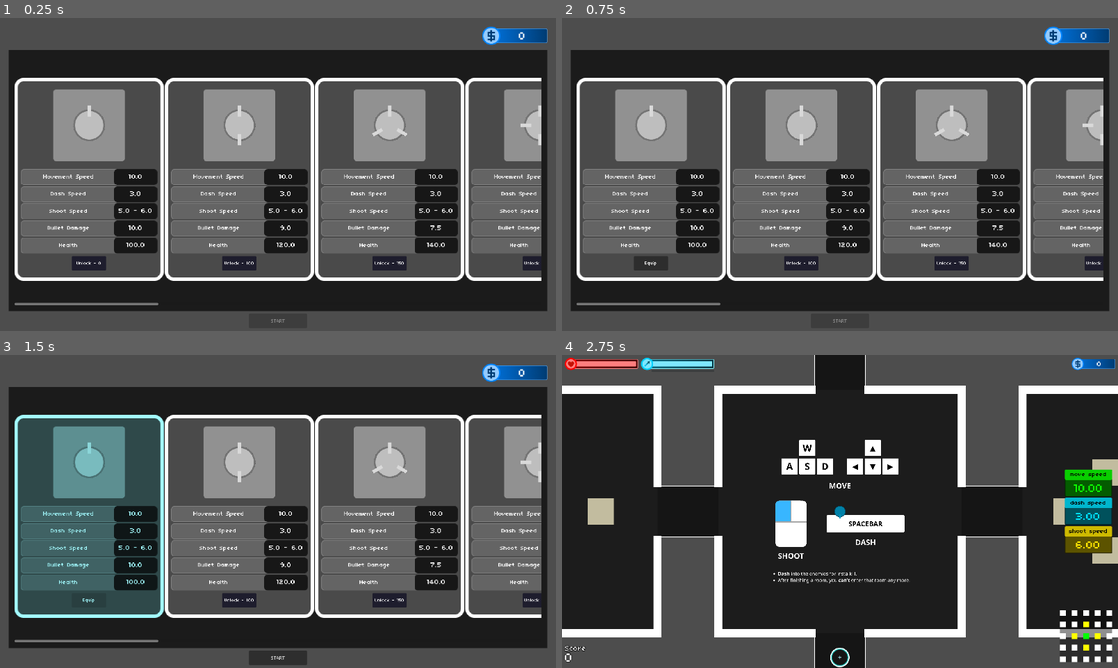
Above: before the commit, frames 1-4 (two rows, left to right).
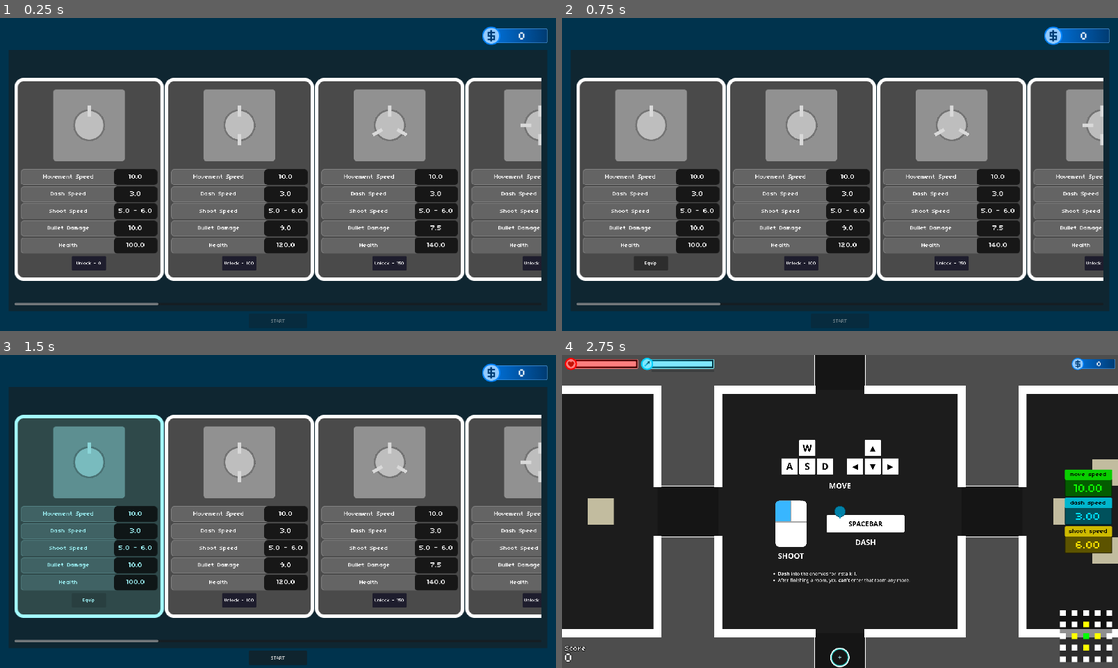
Above: after the commit, the same moments.

Repository: doanryderrhythm/thesis-1-vng-game
Game: Godot game, scene res://scenes/main_scenes/shop_scene.tscn
Same seed, same stepped clock (60 frames per second), same inputs: the game is played once before the commit and once after it.
Inputs:
- Up to frame 1 (0.25 s): no input
- Up to frame 2 (0.75 s): click "Unlock - 0" at 0.5 s
- Up to frame 3 (1.5 s): click "Equip" at 1.25 s
- Up to frame 4 (2.75 s): click "START" at 2 s

The runs differ from the first frame. In frame 1, 19% of the frame differs, in the area x 0-100%, y 0-100%; in frame 2, 19%; in frame 3, 19%; in frame 4, nothing differs.
Error in both runs: Stack overflow. Check for infinite recursion in your script. (res://scripts/ui/skin_ui_item.gd:52)

Commit message:
Changes for tweaks to the visuals

Diff:
--- a/untitled-thesis-1-game/project.godot
+++ b/untitled-thesis-1-game/project.godot
@@ -93,3 +93,4 @@
 rendering_device/driver.windows="d3d12"
 renderer/rendering_method="gl_compatibility"
 renderer/rendering_method.mobile="gl_compatibility"
+environment/defaults/default_clear_color=Color(0, 0.2, 0.3019608, 1)
--- a/untitled-thesis-1-game/resources/stages/stage_stats_0.tres
+++ b/untitled-thesis-1-game/resources/stages/stage_stats_0.tres
@@ -4,7 +4,6 @@
 
 [resource]
 script = ExtResource("1_rg25i")
-time_to_pass = 15
 phase_count = 1
 min_enemy = 1
 max_enemy = 2
--- a/untitled-thesis-1-game/scenes/lazers/lazer_test.tscn
+++ b/untitled-thesis-1-game/scenes/lazers/lazer_test.tscn
@@ -3,7 +3,11 @@
 [ext_resource type="Script" uid="uid://2jniw3exf4mu" path="res://scripts/area_2d/hit_area_2d.gd" id="1_1ulxr"]
 [ext_resource type="Script" uid="uid://buucsp7l5nlbx" path="res://scripts/lazers/base_lazer.gd" id="1_5cyv3"]
 [ext_resource type="AudioStream" uid="uid://dbeo51i4e64wl" path="res://sfx/lazer.wav" id="2_6whbb"]
+[ext_resource type="Texture2D" uid="uid://dbnqdwdf85vk7" path="res://sprites/lazers/lazer.png" id="2_saxmh"]
 [ext_resource type="Texture2D" uid="uid://blmvcbloyiin4" path="res://sprites/effects/glow.png" id="3_5m2v7"]
+
+[sub_resource type="CanvasItemMaterial" id="CanvasItemMaterial_lm0nn"]
+blend_mode = 1
 
 [sub_resource type="SegmentShape2D" id="SegmentShape2D_6whbb"]
 b = Vector2(0, 0)
@@ -55,6 +59,18 @@
 "update": 1,
 "values": [Color(1, 1, 1, 1), Color(1, 1, 1, 0.6666667), Color(1, 1, 1, 1), Color(1, 1, 1, 0.6666667), Color(1, 1, 1, 1), Color(1, 1, 1, 0.6666667), Color(1, 1, 1, 1), Color(1, 1, 1, 0.6666667)]
 }
+tracks/2/type = "value"
+tracks/2/imported = false
+tracks/2/enabled = true
+tracks/2/path = NodePath("GlowLazer:modulate")
+tracks/2/interp = 1
+tracks/2/loop_wrap = true
+tracks/2/keys = {
+"times": PackedFloat32Array(0, 0.05, 0.1, 0.15, 0.2, 0.25, 0.3, 0.35),
+"transitions": PackedFloat32Array(1, 1, 1, 1, 1, 1, 1, 1),
+"update": 0,
+"values": [Color(1, 1, 1, 1), Color(1, 1, 1, 0), Color(1, 1, 1, 1), Color(1, 1, 1, 0), Color(1, 1, 1, 1), Color(1, 1, 1, 0), Color(1, 1, 1, 1), Color(1, 1, 1, 0)]
+}
 
 [sub_resource type="AnimationLibrary" id="AnimationLibrary_lm0nn"]
 _data = {
@@ -85,7 +101,19 @@
 [node name="FinishLazer" type="Line2D" parent="." unique_id=1138071405]
 process_mode = 4
 visible = false
-width = 35.0
+width = 50.0
+texture = ExtResource("2_saxmh")
+texture_mode = 2
+joint_mode = 2
+
+[node name="GlowLazer" type="Line2D" parent="." unique_id=1488997099]
+process_mode = 4
+visible = false
+modulate = Color(1, 1, 1, 0.66666657)
+material = SubResource("CanvasItemMaterial_lm0nn")
+width = 50.0
+texture = ExtResource("2_saxmh")
+texture_mode = 2
 joint_mode = 2
 begin_cap_mode = 2
 end_cap_mode = 2
@@ -114,6 +142,7 @@
 texture = ExtResource("3_5m2v7")
 
 [node name="PointB" type="Sprite2D" parent="LazerPoints" unique_id=2125309306]
+modulate = Color(1, 1, 1, 0.6666667)
 material = SubResource("CanvasItemMaterial_saxmh")
 scale = Vector2(2.5, 2.5)
 texture = ExtResource("3_5m2v7")
--- a/untitled-thesis-1-game/scenes/main_scenes/play_scene.tscn
+++ b/untitled-thesis-1-game/scenes/main_scenes/play_scene.tscn
@@ -15,6 +15,7 @@
 @onready var anim: AnimationPlayer = $AnimationPlayer
 
 func _ready() -> void:
+	RenderingServer.set_default_clear_color(Color(0.3, 0.3, 0.3, 1.0))
 	GameManager.reset()
 	ui.set_up()
 	GameManager.room_start.connect(room_start)
@@ -50,7 +51,7 @@
 "times": PackedFloat32Array(0),
 "transitions": PackedFloat32Array(1),
 "update": 0,
-"values": [Vector2(75, -75)]
+"values": [Vector2(0, 0)]
 }
 
 [sub_resource type="Animation" id="Animation_u2vk8"]
@@ -117,7 +118,6 @@
 [node name="Player" parent="." unique_id=556700346 instance=ExtResource("1_tt14s")]
 
 [node name="Camera2D" type="Camera2D" parent="Player" unique_id=1918493937]
-offset = Vector2(75, -75)
 zoom = Vector2(0.35, 0.35)
 position_smoothing_enabled = true
 position_smoothing_speed = 10.0
--- a/untitled-thesis-1-game/scenes/main_scenes/shop_scene.tscn
+++ b/untitled-thesis-1-game/scenes/main_scenes/shop_scene.tscn
@@ -18,6 +18,7 @@
 @onready var coin_count_label: Label = $CanvasLayer/CoinCount/CoinCountLabel
 
 func _ready() -> void:
+	RenderingServer.set_default_clear_color(Color(0.0, 0.2, 0.302, 1.0))
 	LoadSystem.load_game()
 	Input.mouse_mode = Input.MOUSE_MODE_VISIBLE
 	GameManager.is_gameplay = false
@@ -74,6 +75,7 @@
 offset_bottom = -69.0
 grow_horizontal = 2
 grow_vertical = 2
+color = Color(1, 1, 1, 0.5529412)
 
 [node name="Mask" type="TextureRect" parent="CanvasLayer/ShopBackground" unique_id=1979445986]
 clip_contents = true
--- a/untitled-thesis-1-game/scenes/spikes/big_spike.tscn
+++ b/untitled-thesis-1-game/scenes/spikes/big_spike.tscn
@@ -5,6 +5,7 @@
 [ext_resource type="Texture2D" uid="uid://dks7xljggup6r" path="res://sprites/spikes/big_spike/spike_ready_1.png" id="2_f6f1n"]
 [ext_resource type="Texture2D" uid="uid://dhe2n3yiusg42" path="res://sprites/spikes/big_spike/spike_spawn.png" id="2_o16r7"]
 [ext_resource type="Script" uid="uid://2jniw3exf4mu" path="res://scripts/area_2d/hit_area_2d.gd" id="3_o16r7"]
+[ext_resource type="Texture2D" uid="uid://cne38lrcuhf8s" path="res://sprites/spikes/big_spike/spike_blur.png" id="5_6cyp4"]
 
 [sub_resource type="SpriteFrames" id="SpriteFrames_i4vqm"]
 animations = [{
@@ -19,6 +20,9 @@
 "name": &"default",
 "speed": 15.0
 }]
+
+[sub_resource type="CanvasItemMaterial" id="CanvasItemMaterial_ed8bv"]
+blend_mode = 1
 
 [sub_resource type="ConvexPolygonShape2D" id="ConvexPolygonShape2D_f6f1n"]
 points = PackedVector2Array(18, -56, 134, 0, 18, 56)
@@ -37,6 +41,12 @@
 scale = Vector2(1.55, 1.55)
 texture = ExtResource("2_o16r7")
 
+[node name="SpikeBlur" type="Sprite2D" parent="." unique_id=93087376]
+material = SubResource("CanvasItemMaterial_ed8bv")
+position = Vector2(78, 0)
+scale = Vector2(2, 2)
+texture = ExtResource("5_6cyp4")
+
 [node name="HitArea2D" type="Area2D" parent="." unique_id=59018989]
 collision_layer = 8
 collision_mask = 0
--- a/untitled-thesis-1-game/scripts/lazers/base_lazer.gd
+++ b/untitled-thesis-1-game/scripts/lazers/base_lazer.gd
@@ -9,6 +9,7 @@
 
 @onready var warning_lazer: Line2D = $WarningLazer
 @onready var finish_lazer: Line2D = $FinishLazer
+@onready var glow_lazer: Line2D = $GlowLazer
 
 @onready var warning_timer: Timer = $WarningTimer
 @onready var finish_timer: Timer = $FinishTimer
@@ -51,6 +52,9 @@
 		finish_lazer.clear_points()
 		finish_lazer.add_point(to_local(pos_A))
 		finish_lazer.add_point(to_local(pos_B))
+		glow_lazer.clear_points()
+		glow_lazer.add_point(to_local(pos_A))
+		glow_lazer.add_point(to_local(pos_B))
 		lazer_hit_collision.shape.a = to_local(pos_A)
 		lazer_hit_collision.shape.b = to_local(pos_B)
 		is_spawned = true
@@ -58,6 +62,8 @@
 func _on_warning_timer_timeout() -> void:
 	finish_lazer.visible = true
 	finish_lazer.process_mode = Node.PROCESS_MODE_INHERIT
+	glow_lazer.visible = true
+	glow_lazer.process_mode = Node.PROCESS_MODE_INHERIT
 	finish_timer.start()
 	lazer_shoot_audio.play()
 
--- a/untitled-thesis-1-game/scripts/spikes/big_spike.gd
+++ b/untitled-thesis-1-game/scripts/spikes/big_spike.gd
@@ -3,6 +3,7 @@
 
 @onready var spike_ready: AnimatedSprite2D = $SpikeReady
 @onready var spike_spawn: Sprite2D = $SpikeSpawn
+@onready var spike_blur: Sprite2D = $SpikeBlur
 
 @onready var spawn_collider: CollisionShape2D = $HitArea2D/CollisionShape2D
 
@@ -23,6 +24,7 @@
 	spike_ready.play("default")
 
 	spike_spawn.visible = false
+	spike_blur.visible = false
 	spawn_collider.disabled = true
 
 func _process(delta: float) -> void:
@@ -31,6 +33,7 @@
 		current_timer -= ready_timer
 		state = SpikeState.SPAWN
 		spike_spawn.visible = true
+		spike_blur.visible = true
 		spawn_collider.disabled = false
 	elif state == SpikeState.SPAWN and current_timer >= spawn_timer:
 		if is_instance_valid(self):
Binary file added: untitled-thesis-1-game/sprites/lazers/lazer.png
Not shown, added: untitled-thesis-1-game/sprites/lazers/lazer.png.import
Binary file added: untitled-thesis-1-game/sprites/spikes/big_spike/spike_blur.png
Not shown, added: untitled-thesis-1-game/sprites/spikes/big_spike/spike_blur.png.import
